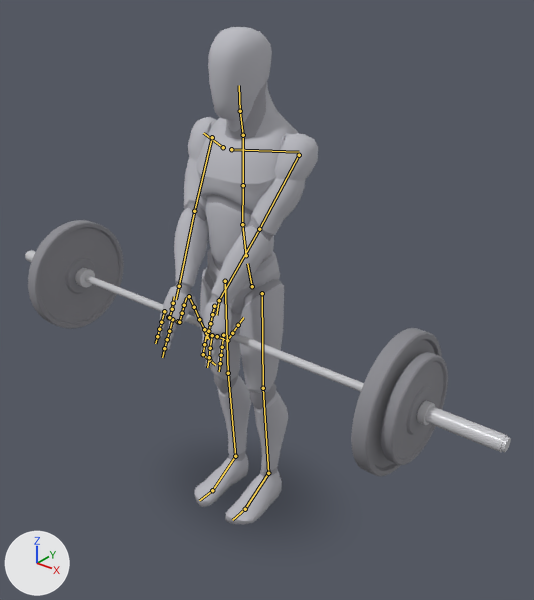
An edit to the glTF model app/src/main/assets/mannequins/barbell_upright_row.glb, drawn before and after from the same camera.
One viewpoint serves both versions: a camera (50 mm lens) standing at (1.6, -1.87, 2.07) and looking at (0.08, 0.04, 0.88). The lights are fixed; the arrows at lower left show +X, +Y and +Z. The picture after the commit comes second. Both versions are drawn at frame 24 of the action 'lowering'; the numbers are the values there. The bones that change, and the others that lie on the model, are drawn over the model as lines.

Objects in the first picture: 'barbell_0', 'barbell_10', 'barbell_11', 'barbell_4', 'barbell_8', 'body', 'body_1' and 4 more.
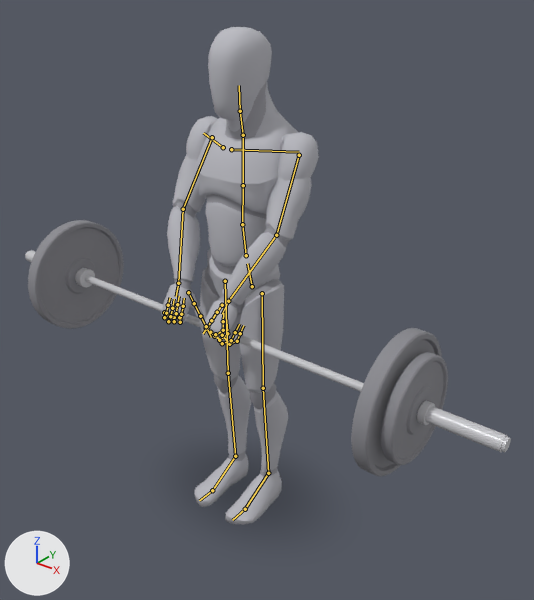
What the commit changed:
Bone 'upperarm_l' (bone_upperarm_l) turns from (102, 56, 3) to (87, 58, 1) degrees about its own x, y and z.
Bone 'lowerarm_l' (bone_lowerarm_l) turns from (0, -1, 0) to (23, 0, 0) degrees about its own x, y and z.
Bone 'hand_l' (bone_hand_l) turns from (-13, -3, -14) to (-8, 0, 0) degrees about its own x, y and z.
Bone 'index_01_l' (bone_index_01_l) turns from (0, 0, 0) to (56, 19, -36) degrees about its own x, y and z.
Bone 'index_02_l' (bone_index_02_l) turns from (0, 0, 0) to (59, 22, -37) degrees about its own x, y and z.
Bone 'middle_01_l' (bone_middle_01_l) turns from (0, 0, 0) to (56, 19, -36) degrees about its own x, y and z.
Bone 'middle_02_l' (bone_middle_02_l) turns from (0, 0, 0) to (60, 22, -37) degrees about its own x, y and z.
Bone 'middle_03_l' (bone_middle_03_l) turns from (0, 0, 0) to (45, 13, -30) degrees about its own x, y and z.
Bone 'pinky_01_l' (bone_pinky_01_l) turns from (0, 0, 0) to (50, 15, -32) degrees about its own x, y and z.
Bone 'pinky_02_l' (bone_pinky_02_l) turns from (0, 0, 0) to (53, 17, -34) degrees about its own x, y and z.
Bone 'pinky_03_l' (bone_pinky_03_l) turns from (0, 0, 0) to (40, 10, -27) degrees about its own x, y and z.
Bone 'ring_01_l' (bone_ring_01_l) turns from (56, 20, -36) to (49, 15, -32) degrees about its own x, y and z.
Bone 'ring_02_l' (bone_ring_02_l) turns from (60, 22, -38) to (52, 17, -34) degrees about its own x, y and z.
Bone 'ring_03_l' (bone_ring_03_l) turns from (0, 0, 0) to (39, 9, -26) degrees about its own x, y and z.
Bone 'upperarm_r' (bone_upperarm_r) turns from (102, -56, -3) to (87, -58, -1) degrees about its own x, y and z.
Bone 'lowerarm_r' (bone_lowerarm_r) turns from (0, 1, 0) to (23, 0, 0) degrees about its own x, y and z.
Bone 'hand_r' (bone_hand_r) turns from (-13, 3, 14) to (-8, 0, 0) degrees about its own x, y and z.
Bone 'index_03_r' (bone_index_03_r) turns from (0, 0, 0) to (44, -12, 30) degrees about its own x, y and z.
Bone 'middle_01_r' (bone_middle_01_r) turns from (0, 0, 0) to (56, -19, 36) degrees about its own x, y and z.
Bone 'middle_02_r' (bone_middle_02_r) turns from (0, 0, 0) to (60, -22, 37) degrees about its own x, y and z.
Bone 'middle_03_r' (bone_middle_03_r) turns from (0, 0, 0) to (45, -13, 30) degrees about its own x, y and z.
Bone 'pinky_01_r' (bone_pinky_01_r) turns from (0, 0, 0) to (50, -15, 32) degrees about its own x, y and z.
Bone 'pinky_02_r' (bone_pinky_02_r) turns from (0, 0, 0) to (53, -17, 34) degrees about its own x, y and z.
Bone 'pinky_03_r' (bone_pinky_03_r) turns from (0, 0, 0) to (40, -10, 27) degrees about its own x, y and z.
Bone 'ring_01_r' (bone_ring_01_r) turns from (56, -20, 36) to (49, -15, 32) degrees about its own x, y and z.
Bone 'ring_02_r' (bone_ring_02_r) turns from (60, -22, 38) to (52, -17, 34) degrees about its own x, y and z.

What differs and where, as boxes (x1, y1, x2, y2) in the pictures (534 x 600 px):
'body', posed
    before: (156, 27, 318, 525)
    after: (161, 27, 319, 525)
'body_1', posed
    before: (159, 82, 282, 477)
    after: (162, 82, 290, 477)
bone 'upperarm_l', root to tip
    before: (299, 155) to (259, 229)
    after: (299, 155) to (276, 235)
bone 'lowerarm_l', root to tip
    before: (259, 229) to (219, 300)
    after: (276, 235) to (228, 301)
bone 'hand_l', root to tip
    before: (219, 300) to (216, 315)
    after: (228, 301) to (222, 314)
bone 'index_01_l', root to tip
    before: (206, 333) to (204, 344)
    after: (206, 328) to (214, 336)
bone 'index_02_l', root to tip
    before: (204, 344) to (203, 354)
    after: (214, 336) to (223, 330)
bone 'middle_01_l', root to tip
    before: (212, 335) to (210, 348)
    after: (210, 332) to (219, 340)
bone 'middle_02_l', root to tip
    before: (210, 348) to (209, 357)
    after: (219, 340) to (227, 333)
bone 'middle_03_l', root to tip
    before: (209, 357) to (207, 367)
    after: (227, 333) to (227, 324)
bone 'pinky_01_l', root to tip
    before: (223, 335) to (222, 347)
    after: (222, 335) to (229, 344)
bone 'pinky_02_l', root to tip
    before: (222, 347) to (221, 355)
    after: (229, 344) to (237, 341)
bone 'pinky_03_l', root to tip
    before: (221, 355) to (220, 363)
    after: (237, 341) to (240, 333)
bone 'ring_01_l', root to tip
    before: (217, 336) to (227, 340)
    after: (215, 334) to (222, 343)
bone 'ring_02_l', root to tip
    before: (227, 340) to (232, 333)
    after: (222, 343) to (231, 340)
bone 'ring_03_l', root to tip
    before: (232, 333) to (238, 325)
    after: (231, 340) to (235, 332)
bone 'upperarm_r', root to tip
    before: (212, 137) to (194, 211)
    after: (212, 137) to (183, 209)
bone 'lowerarm_r', root to tip
    before: (194, 211) to (179, 286)
    after: (183, 209) to (178, 283)
bone 'hand_r', root to tip
    before: (179, 286) to (176, 299)
    after: (178, 283) to (176, 296)
bone 'index_03_r', root to tip
    before: (182, 313) to (184, 305)
    after: (181, 314) to (183, 306)
bone 'middle_01_r', root to tip
    before: (172, 319) to (169, 331)
    after: (173, 317) to (174, 321)
bone 'middle_02_r', root to tip
    before: (169, 331) to (167, 339)
    after: (174, 321) to (176, 313)
bone 'middle_03_r', root to tip
    before: (167, 339) to (164, 348)
    after: (176, 313) to (177, 304)
bone 'pinky_01_r', root to tip
    before: (164, 311) to (161, 322)
    after: (164, 312) to (164, 317)
bone 'pinky_02_r', root to tip
    before: (161, 322) to (159, 329)
    after: (164, 317) to (166, 313)
bone 'pinky_03_r', root to tip
    before: (159, 329) to (157, 336)
    after: (166, 313) to (168, 305)
bone 'ring_01_r', root to tip
    before: (168, 317) to (169, 317)
    after: (169, 316) to (168, 321)
bone 'ring_02_r', root to tip
    before: (169, 317) to (172, 309)
    after: (168, 321) to (170, 316)
